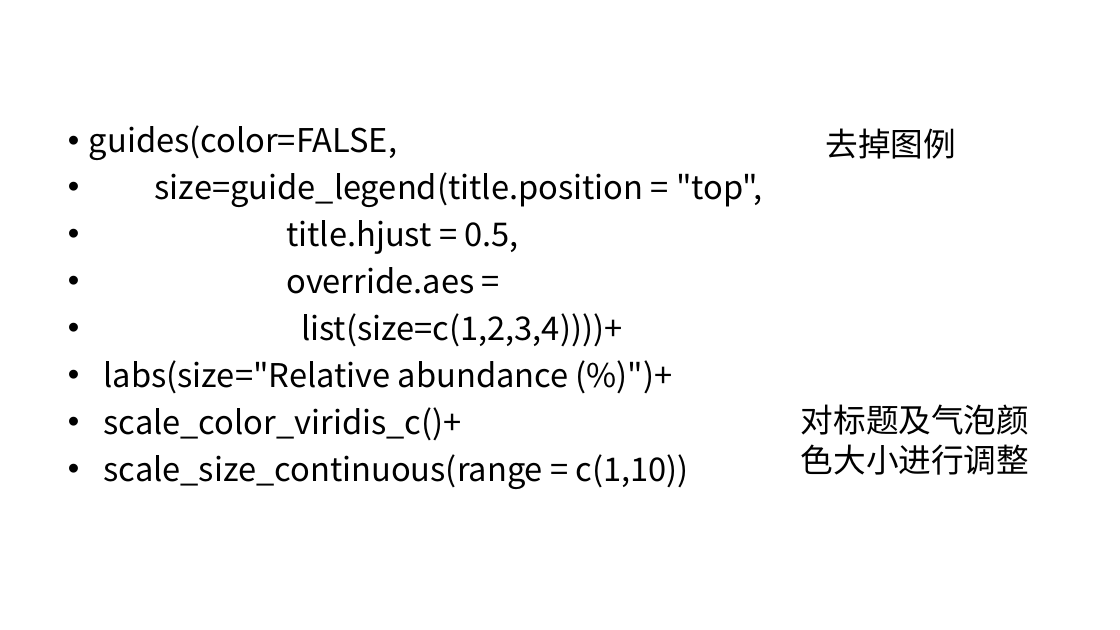
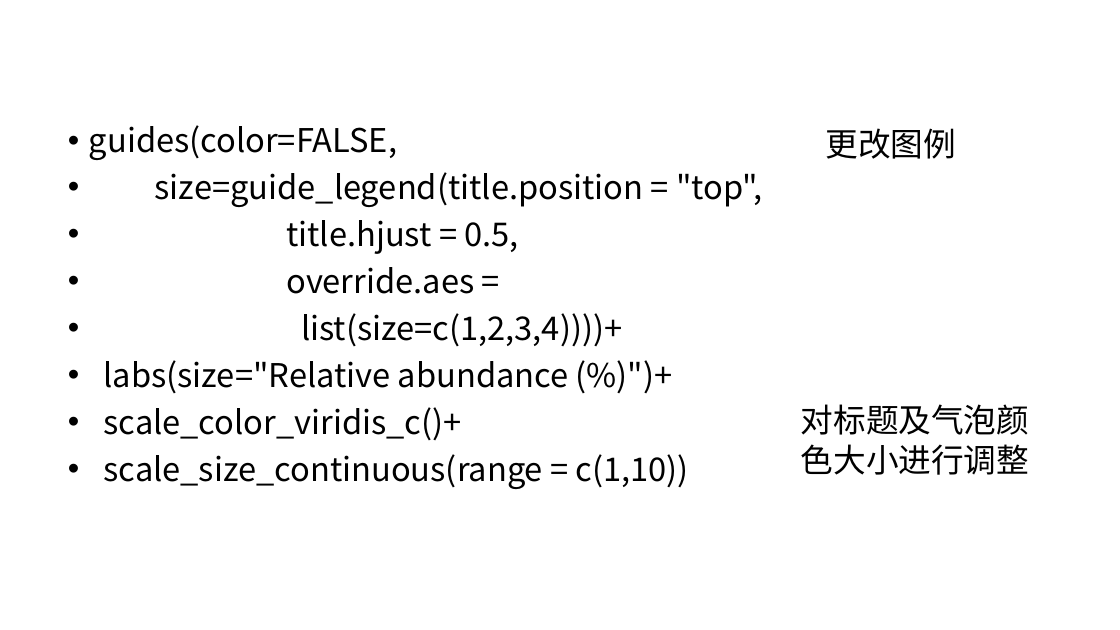
Before and after one commit to wangyongdalt/bioinformation-project, a slide deck: slide 24 of 展示结果/最终.pptx. Drawn at 1120x630 pixels with LibreOffice and Linux fonts; fonts in the diff are those of the drawing. Boxes give left, top, right and bottom in pixels: in the first picture for what was removed or moved away, otherwise in the second. Text is boxed around its words. In the diff, an @@ line names an element or a change of style, - is before the commit and + after.

```diff
--- a/展示结果/最终.pptx
+++ b/展示结果/最终.pptx
@@ text at [825,128,956,159]: text changed @@
-去掉图例
+更改图例
```
Also in this commit, not shown: 2 other slides changed, 4 other files.
